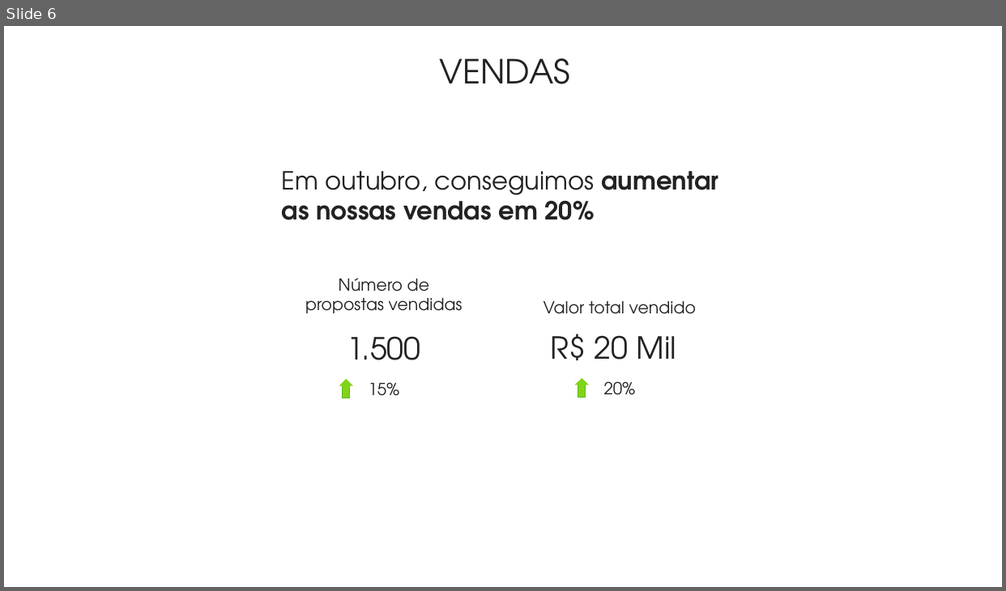
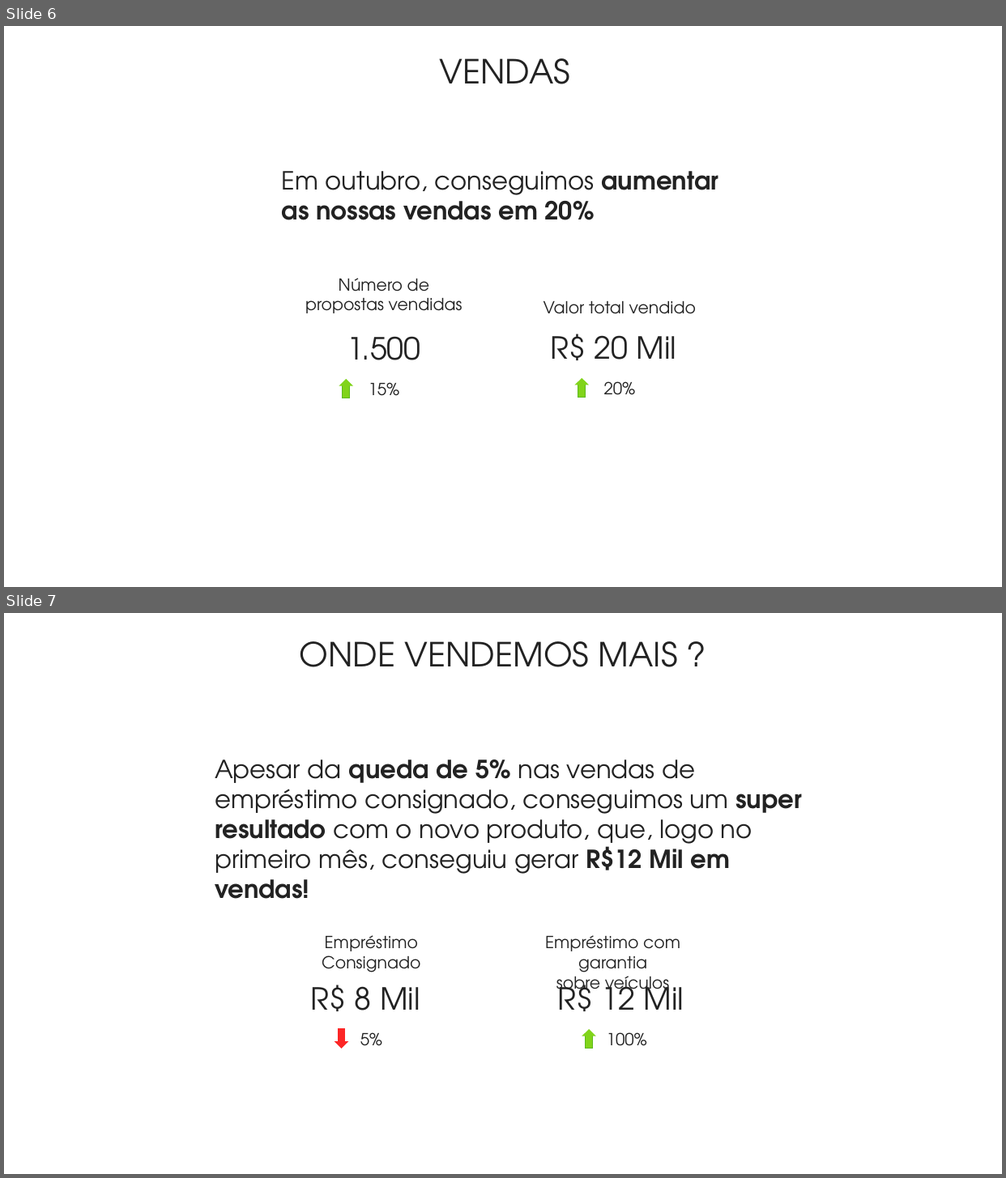
Before and after one commit to pedropark99/Personal-website, a slide deck: posts/2023/2023-01-20-storytelling/report-exemplo.pptx. Shown one above the other, each under a label of ours: slide 6 before the commit, slides 6 and 7 after it. The pictures are 1006x591 and 1006x1178 pixels, drawn with LibreOffice and Linux fonts; fonts in the diff are those of the drawing. Boxes give left, top, right and bottom in pixels: in the first picture for what was removed or moved away, otherwise in the second. Text is boxed around its words. In the diff, an @@ line names an element or a change of style, - is before the commit and + after.

```diff
--- a/posts/2023/2023-01-20-storytelling/report-exemplo.pptx
+++ b/posts/2023/2023-01-20-storytelling/report-exemplo.pptx
@@ slide 7 added at [4, 613, 1002, 1174], background #FFFFFF @@
@@ text added at [300, 641, 678, 667], 24 pt, text #222222 @@
+ONDE VENDEMOS MAIS ?
@@ text added at [215, 760, 802, 880], 18 pt, text #222222 @@
+Apesar da queda de 5% nas vendas de empréstimo consignado, conseguimos um super resultado com o novo produto, que, logo no primeiro mês, conseguiu gerar R$12 Mil em vendas!
@@ text added at [322, 935, 420, 973], 12 pt, text #222222 @@
+Empréstimo Consignado
@@ text added at [545, 935, 680, 996], 12 pt, text #222222 @@
+Empréstimo com garantia
+sobre veículos
@@ text added at [311, 985, 420, 1012], 22 pt, text #222222 @@
+R$ 8 Mil
@@ text added at [558, 978, 684, 1012], 22 pt, text #222222 @@
+R$ 12 Mil
@@ freeform shape added at [334, 1042, 348, 1049], fill #FC2626 @@
@@ rectangle added at [339, 1029, 345, 1043], fill #FC2626, outline #FC2626 0 pt @@
@@ text added at [360, 1033, 382, 1046], 12 pt, text #222222 @@
+5%
@@ freeform shape added at [582, 1029, 596, 1036], fill #81D41A @@
@@ rectangle added at [586, 1034, 593, 1048], fill #81D41A, outline #5EB91E 0 pt @@
@@ text added at [607, 1033, 647, 1046], 12 pt, text #222222 @@
+100%
```
Also in this commit, not shown: 2 slides changed, 15 other files.
